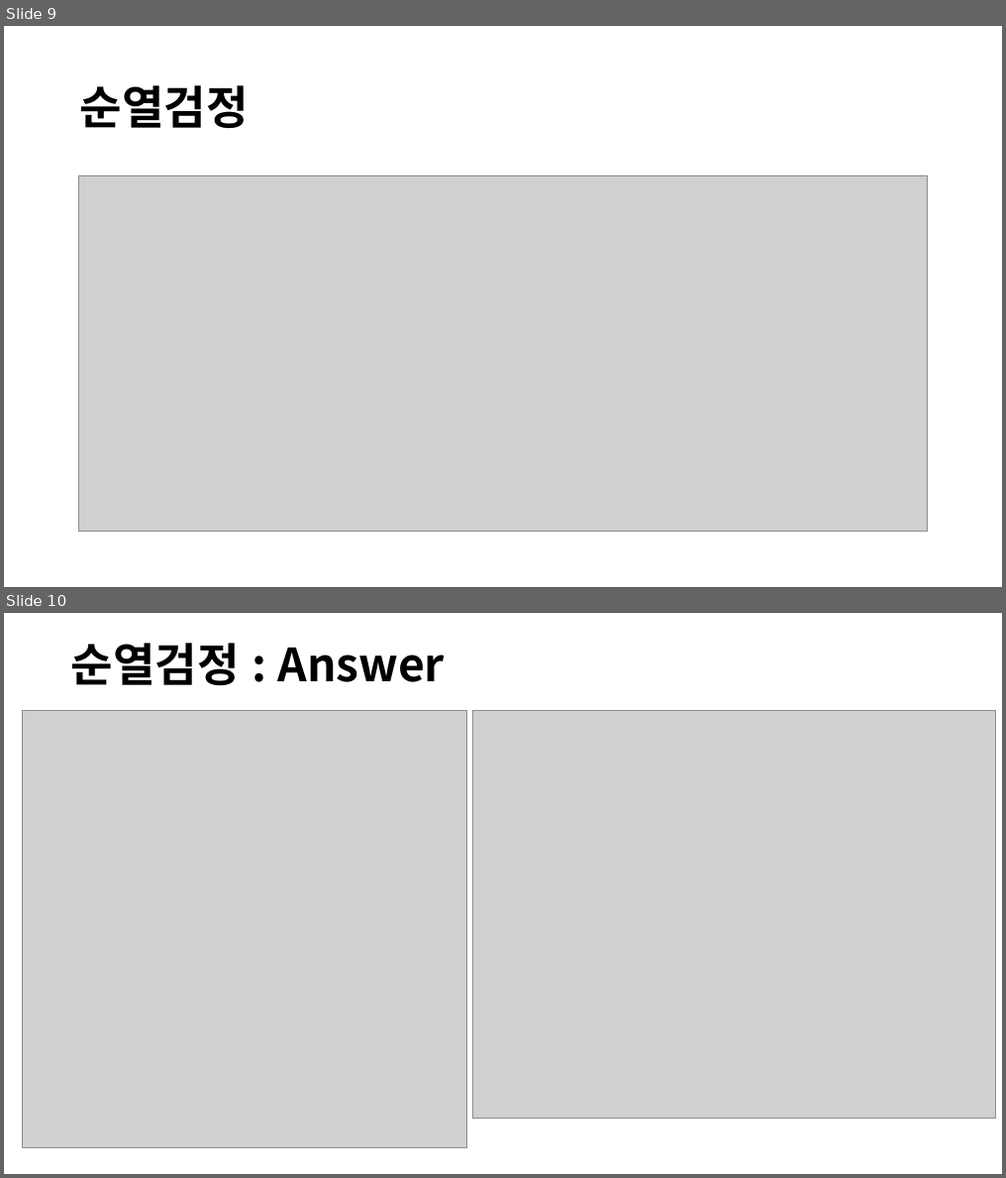
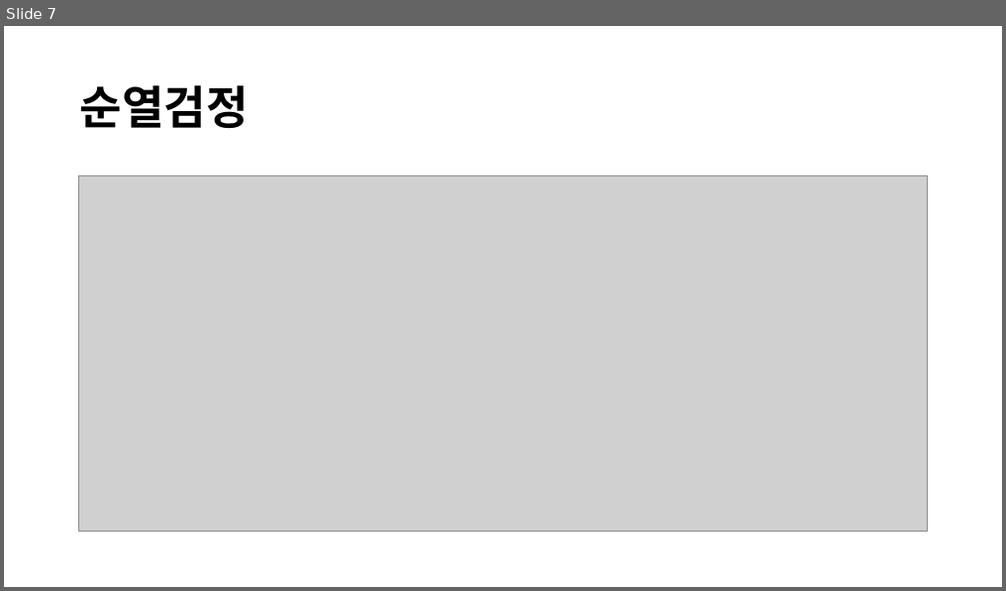
Before and after one commit to wcjang/hhi, a slide deck: Day 2/실습자료/실습 3.pptx. Shown one above the other, each under a label of ours: slides 9 and 10 before the commit, slide 7 after it. The pictures are 1006x1178 and 1006x591 pixels, drawn with LibreOffice and Linux fonts; fonts in the diff are those of the drawing; grey boxes stand for pictures. Boxes give left, top, right and bottom in pixels: in the first picture for what was removed or moved away, otherwise in the second. Text is boxed around its words. In the diff, an @@ line names an element or a change of style, - is before the commit and + after.

```diff
--- a/Day 2/실습자료/실습 3.pptx
+++ b/Day 2/실습자료/실습 3.pptx
@@ slide 10 removed at [4,613,1002,1174], background #FFFFFF @@
@@ title removed at [71,643,445,685] @@
-순열검정 : Answer
@@ picture removed at [22,710,466,1149] @@
@@ picture removed at [472,710,996,1118] @@
@@ what was slide 9 is now slide 7 @@
```
Also in this commit, not shown: 2 other slides removed, 1 other file.
